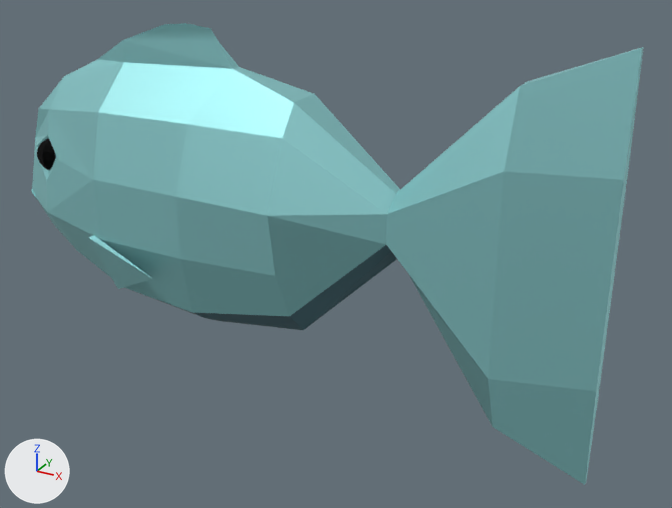
What one commit did to the glTF model gfx/Fish.glb.
One viewpoint serves both versions: a 50 mm camera at (-0.138, -10.614, 1.861) aimed at (-0.562, -9.845, 1.476). The axes (+X, +Y, +Z) are drawn at lower left. The lights are the same throughout. Vertices at the same position are counted once.

The first picture shows 'Fish.001'.
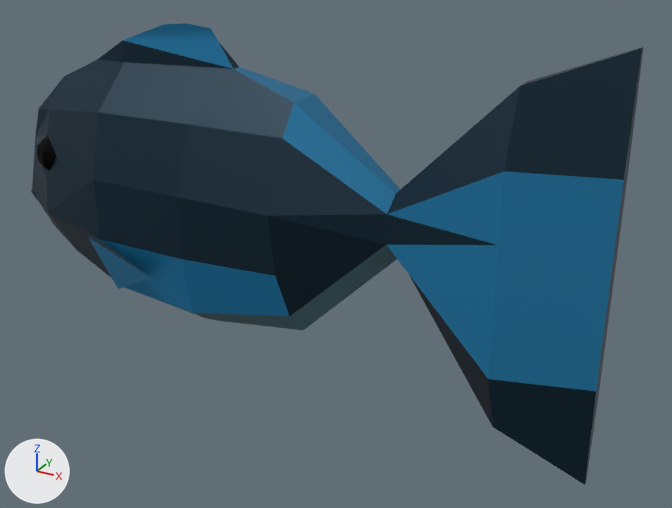
The newer file is also turned or shifted as a whole; pictures and numbers use the older file's frame.

Boxes (x1, y1, x2, y2) around the edits, measured in the pictures (672 x 508 px):
'Fish.001', surface changed (cyan to blue)
    both: (31, 23, 644, 485)

What the commit changed:
Picture 'lowpoly_gradient' (img_lowpoly_gradient) is new.
In material 'Fish' (mat_fish), base_color is no longer (0.291, 0.647, 0.66), cyan #93d2d4.
In material 'Fish' (mat_fish), texture is now set to img_lowpoly_gradient.
me_cube_014 has 204 vertices, 364 faces and spans x -0.963..-0.281, y -9.951..-9.772, z 1.303..1.717.
me_cube_014 is used by ob_fish_001; location (0.0, 0.0, 0.0).
me_cube_014 part 1: texture (UV) coordinates of 364 of 364 faces, centred in x -0.963..-0.281, y -9.939..-9.784, z 1.316..1.704, changed; they spanned u 0.0..1.0, v 0.0..1.0 and now span u 0.22..0.44, v 0.76..0.84.
